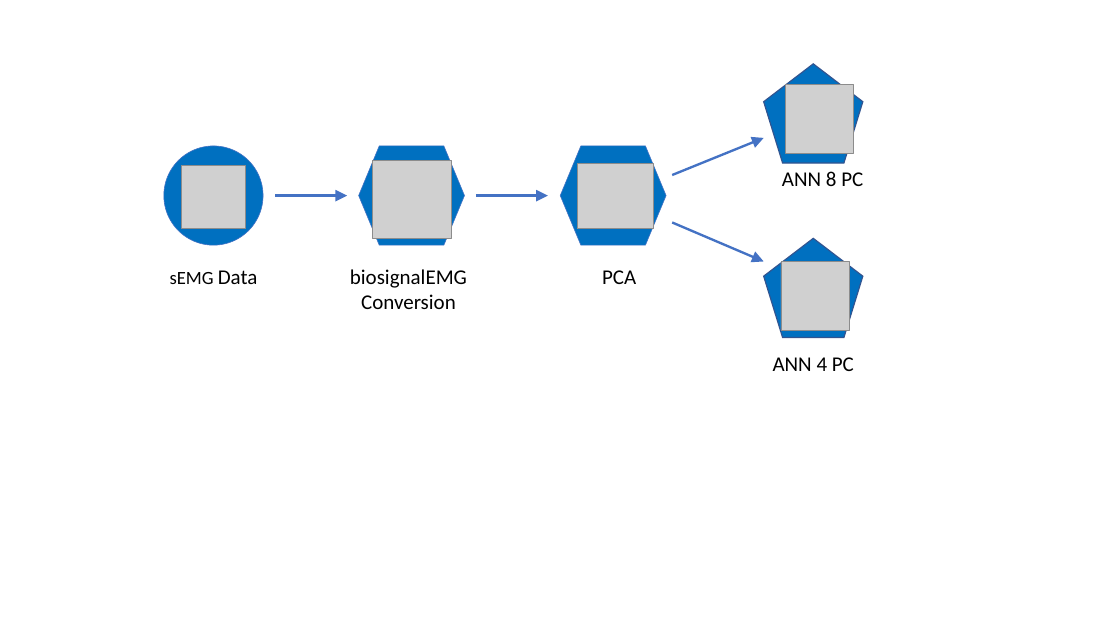
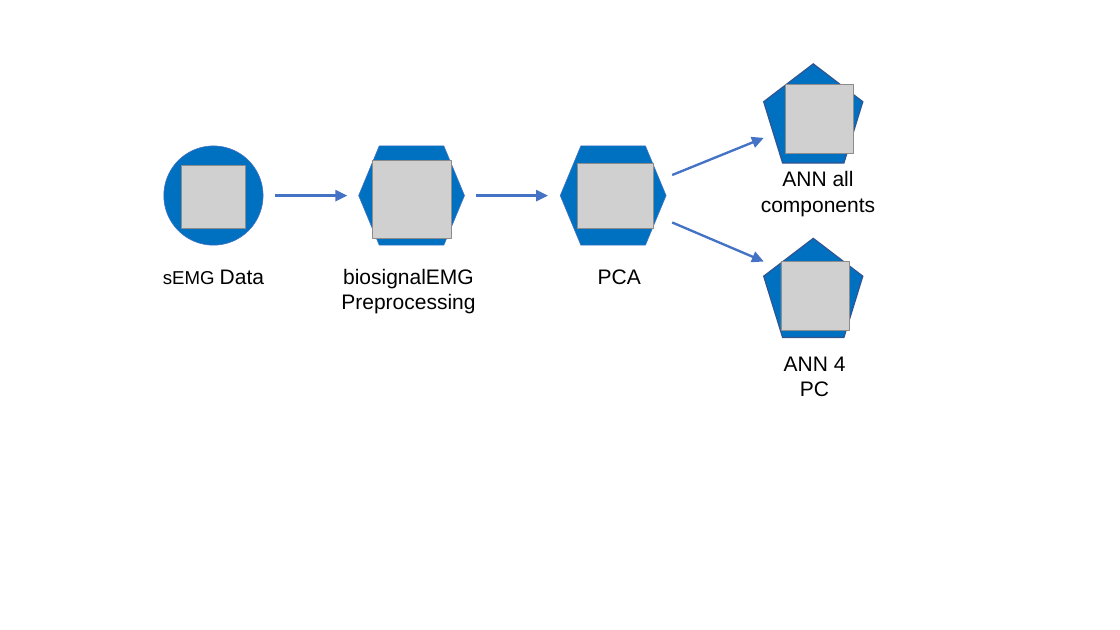
Before and after one commit to samvoisin/STA561_ML_Project, a slide deck: slide 1 of Graphics/Flow.pptx. Drawn at 1120x630 pixels with LibreOffice and Linux fonts; fonts in the diff are those of the drawing; grey boxes stand for pictures. Boxes give left, top, right and bottom in pixels: in the first picture for what was removed or moved away, otherwise in the second. Text is boxed around its words. In the diff, an @@ line names an element or a change of style, - is before the commit and + after.

Commit message:
poster pdf and shenanigans

```diff
--- a/Graphics/Flow.pptx
+++ b/Graphics/Flow.pptx
@@ text at [761, 170, 875, 216]: text changed; font Calibri to Arial @@
-ANN 8 PC
+ANN all components
@@ text at [343, 268, 474, 289]: font Calibri to Arial in "biosignalEMG" @@
@@ text at [341, 293, 475, 314]: text changed; font Calibri to Arial @@
-Conversion
+Preprocessing
@@ font Calibri to Arial in 3 elements at [598, 269, 641, 285], [163, 269, 264, 285], [784, 356, 846, 397] @@
```
Also in this commit, not shown: 5 other files.
